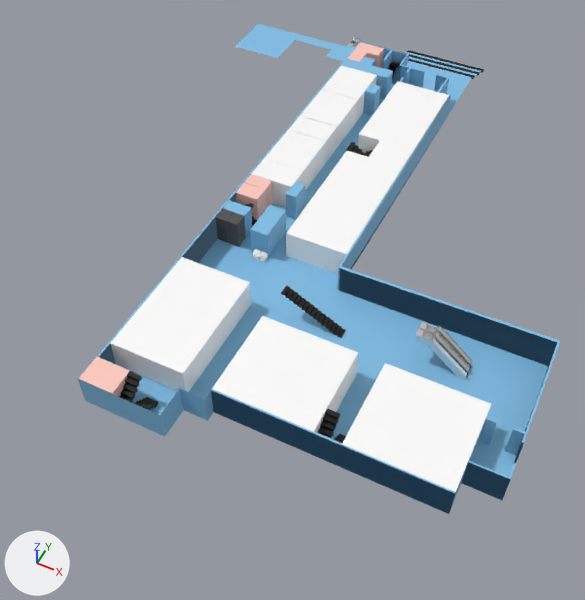
Renders of the glTF model data/map3DModel/building10/10_1.glb from each side of a commit.
Camera for both pictures: a 50 mm camera at (1.17, -3.52, 3.11) aimed at (-0.23, -0.73, -0.37). Lighting does not change. The marker at lower left points along +X, +Y and +Z. Where no turn or scale is listed for an object, it has been applied to the vertices.

Before the edit, the objects in view are built like this:
```python
me_cube_047 = bpy.data.meshes.new('Cube.047')
me_cube_047.from_pydata(...)  # 1982 vertices, 3892 faces; spans x -0.97..1.03, y -0.59..1.41, z -1.51..0.73
# faces by material slot: [3327, 565]
me_cube_047.materials.append(mat_plastic_001)  # white #ffffff
me_cube_047.materials.append(mat_plastic_004)  # white #ffffff
me_平面_004 = bpy.data.meshes.new('平面.004')
me_平面_004.from_pydata(...)  # a box spanning x -0.13..0.13, y -0.077..0.077, z -0.084..0.084
me_平面_004.materials.append(mat_ゼミ室101e)  # white #ffffff
me_平面_016 = bpy.data.meshes.new('平面.016')
me_平面_016.from_pydata(...)  # 304 vertices, 431 faces; spans x -1.02..1.74, y -2.97..0.64, z -0.18..0.1
me_平面_016.materials.append(mat_地面)  # blue #81bfe7
ob_object = bpy.data.objects.new('object', me_平面_016)
ob_object.location = (-0.515, 0.958, 0.084)
ob_ゼミ101e = bpy.data.objects.new('ゼミ101E', me_平面_004)
ob_ゼミ101e.location = (-0.523, 0.289, 0.084)
ob_プリンター_10_1_2 = bpy.data.objects.new('プリンター_10_1_2', me_cube_047)
ob_プリンター_10_1_2.location = (-0.348, -0.836, 0.024)
ob_プリンター_10_1_2.scale = (0.0164, 0.0164, 0.0164)
# also in view: '階段_10_1_1' at (0.09, -1.12, 0.08); 'ゼミ101D' at (-0.52, 0.13, 0.08); 'ゼミ101A' at (-0.52, -0.33, 0.08); 'ゼミ101G' at (-0.52, 0.6, 0.08); 'ゼミ101C' at (-0.52, -0.02, 0.08)
```
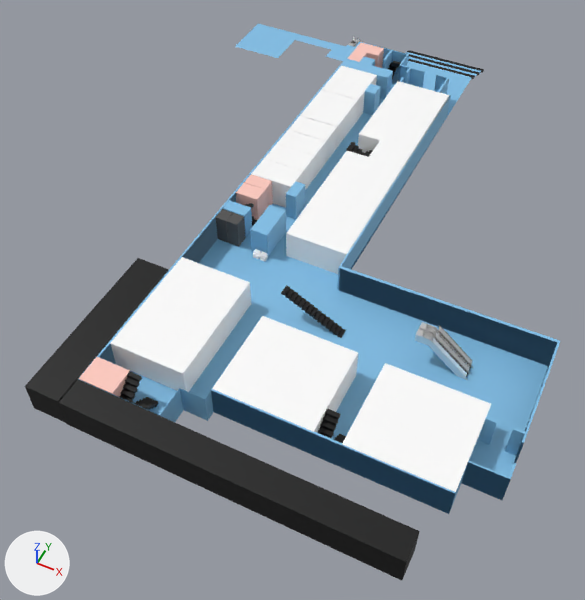
Where the newer file only moved an object's origin or applied its transform, the numbers keep the older frame.

Location of each change, (x1, y1, x2, y2) in pixels of the pictures (585 x 600 px):
'壁', added (black)
    after: (25, 258, 420, 580)
    faces in mat_トイレ_008 (black #000000): (59, 380, 420, 580)
    faces in mat_トイレ_007 (black #000000): (25, 258, 168, 423)
'プリンター_10_1_2', moved, turned (not visible afterwards)
    before: (260, 251, 268, 261)

What changed in the scene script:
```text
Add mat_トイレ_007:
    mat_トイレ_007 = principled_material('トイレ.007')
    mat_トイレ_007.base_color = (0.0, 0.0, 0.0)  # black #000000
Add mat_トイレ_008:
    mat_トイレ_008 = principled_material('トイレ.008')
    mat_トイレ_008.base_color = (0.0, 0.0, 0.0)  # black #000000
Add me_平面_008:
    me_平面_008.from_pydata(...)  # a box spanning x -0.09..0.09, y -0.21..0.69, z -0.09..0.09, material slot 0; a box spanning x 0.1..1.72, y -0.21..-0.07, z -0.09..0.09, material slot 1
    me_平面_008.materials.append(mat_トイレ_007)  # black #000000
    me_平面_008.materials.append(mat_トイレ_008)  # black #000000
Change ob_プリンター_10_1_2:
    ob_プリンター_10_1_2.location: (-0.348, -0.836, 0.024) -> (-0.617, -1.124, 0.024)
    ob_プリンター_10_1_2.rotation_euler: (0.0, 0.0, 0.0) -> (0.0, 0.0, -3.142)  # degrees (0, 0, 0) -> degrees (0, 0, -180)
Add ob_壁:
    ob_壁 = bpy.data.objects.new('壁', me_平面_008)
    ob_壁.location = (-0.75, -1.944, 0.086)
```
